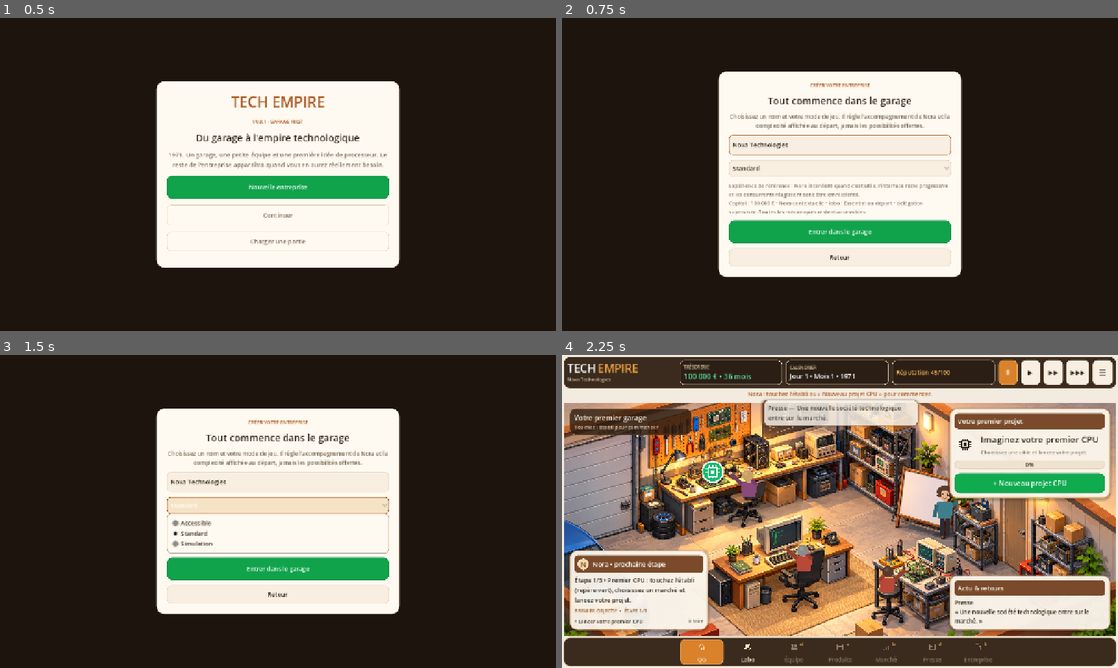
Above: before the commit, frames 1-4 (two rows, left to right).
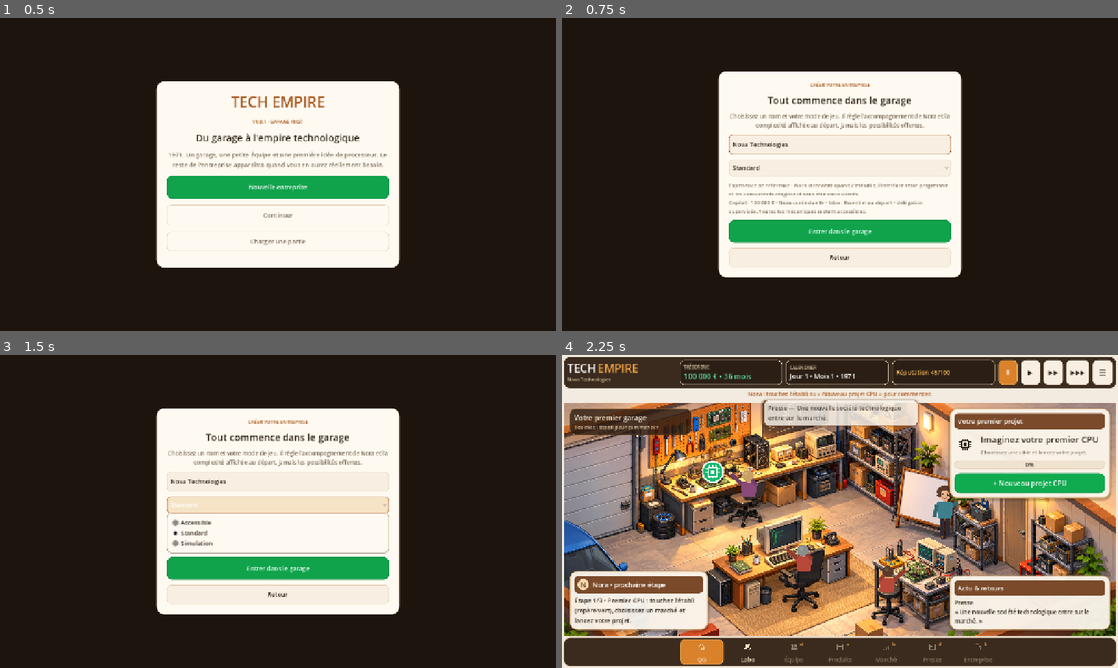
Above: after the commit, the same moments.

Repository: vadorus/addonhardwaregame2d
Game: Godot game, scene res://main.tscn
Same seed, same stepped clock (60 frames per second), same inputs: the game is played once before the commit and once after it.
Inputs:
- Up to frame 1 (0.5 s): no input
- Up to frame 2 (0.75 s): click "Nouvelle entreprise" at 0.5 s
- Up to frame 3 (1.5 s): click "Standard" at 1.25 s
- Up to frame 4 (2.25 s): click "Entrer dans le garage" at 2 s

Frame 1 is identical in both runs. In frame 2, 2.4% of the frame differs, in the area x 28-72%, y 17-83%; in frame 3, 2.0%; in frame 4, 3.5%, in the area x 1-27%, y 62-87%.

Commit message:
Lot G3 : passe Android et Pixel 10

Diff:
--- a/main.gd
+++ b/main.gd
@@ -1245,7 +1245,7 @@
 
 	var back := Button.new()
 	back.text = "Retour"
-	back.custom_minimum_size.y = 42
+	back.custom_minimum_size.y = 44
 	back.pressed.connect(_show_title_screen)
 	setup_creation_box.add_child(back)
 
@@ -1502,7 +1502,7 @@
 	box.add_child(retry)
 	var load := Button.new()
 	load.text = "Charger une sauvegarde"
-	load.custom_minimum_size.y = 42
+	load.custom_minimum_size.y = 44
 	load.pressed.connect(_load_game)
 	box.add_child(load)
 
@@ -1535,7 +1535,7 @@
 	box.add_child(pursue)
 	var archive := Button.new()
 	archive.text = "Archiver pour plus tard"
-	archive.custom_minimum_size.y = 42
+	archive.custom_minimum_size.y = 44
 	archive.pressed.connect(func(): _resolve_research_event(false))
 	box.add_child(archive)
 
@@ -1618,7 +1618,7 @@
 	spin.step = stepv
 	spin.value = valuev
 	spin.allow_greater = true
-	spin.custom_minimum_size.y = 42
+	spin.custom_minimum_size.y = 44
 	return spin
 
 func _stylebox(bg: Color, radius: int = 10, border: int = 0, border_color: Color = APP_LINE, padding: int = 10) -> StyleBoxFlat:
@@ -2659,7 +2659,7 @@
 	var button := Button.new()
 	button.text = text
 	LOOK.button_style(button, primary)
-	button.custom_minimum_size.y = 42 # le menu doit tenir sur un téléphone 16:9 à 120 %
+	button.custom_minimum_size.y = 44 # le menu doit tenir sur un téléphone 16:9 à 120 %
 	button.pressed.connect(action)
 	return button
 
--- a/ui/FirstCpuWorkshop.gd
+++ b/ui/FirstCpuWorkshop.gd
@@ -362,7 +362,7 @@
 	_budget.max_value = 150000
 	_budget.step = 2500
 	_budget.value = 45000
-	_budget.custom_minimum_size.y = 42
+	_budget.custom_minimum_size.y = 44
 	_budget.value_changed.connect(func(_v): _refresh_preview())
 	var budget_field := _field("Intensité R&D mensuelle (référence)", _budget)
 	_budget_field_root = budget_field
--- a/ui/GarageHub.gd
+++ b/ui/GarageHub.gd
@@ -1012,26 +1012,20 @@
 func _refresh_objectives() -> void:
 	if _objectives_box == null:
 		return
-	var show := CompanyManager.created
+	var tutorial_step := _tutorial_step()
+	# Pendant le mini-tutoriel, Nora porte seule la prochaine action : aucun doublon d'objectif.
+	var show := CompanyManager.created and tutorial_step == 0
 	_objectives_title.visible = show
 	_objectives_box.visible = show
 	if _tasks_label != null:
-		_tasks_label.max_lines_visible = 3 if show else 4
+		_tasks_label.max_lines_visible = 4 if tutorial_step > 0 else (3 if show else 4)
 	for child in _objectives_box.get_children():
 		_objectives_box.remove_child(child)
 		child.queue_free()
 	if not show:
 		return
-	var tutorial_step := _tutorial_step()
-	var visible_objectives: Array = []
-	if tutorial_step > 0:
-		var first_objective: Dictionary = (Objectives.TRACKS["PRODUIT"][0] as Dictionary).duplicate(true)
-		first_objective["track"] = "PRODUIT"
-		visible_objectives.append(first_objective)
-		_objectives_title.text = "PREMIER OBJECTIF  •  ÉTAPE %d/3" % tutorial_step
-	else:
-		visible_objectives = Objectives.active_objectives()
-		_objectives_title.text = "OBJECTIFS  •  %d/%d atteints" % [Objectives.completed_count(), Objectives.total_count()]
+	var visible_objectives: Array = Objectives.active_objectives()
+	_objectives_title.text = "OBJECTIFS  •  %d/%d atteints" % [Objectives.completed_count(), Objectives.total_count()]
 	for objective_value in visible_objectives:
 		var objective: Dictionary = objective_value
 		var row := HBoxContainer.new()
--- a/ui/UiKit.gd
+++ b/ui/UiKit.gd
@@ -160,7 +160,7 @@
 	node.step = step_value
 	node.value = initial_value
 	node.allow_greater = true
-	node.custom_minimum_size.y = 42
+	node.custom_minimum_size.y = 44
 	return node
 
 static func option_meta(option: OptionButton) -> String:
--- a/ui/components/CpuDesignStepper.gd
+++ b/ui/components/CpuDesignStepper.gd
@@ -444,7 +444,7 @@
 		var switch_button := Button.new()
 		switch_button.focus_mode = Control.FOCUS_NONE
 		switch_button.text = "Passer sur %s (tock)" % str(CATALOG.get_by_id(ArchitectureManager.latest_id()).short)
-		switch_button.custom_minimum_size.y = 40
+		switch_button.custom_minimum_size.y = 44
 		switch_button.pressed.connect(_switch_to_latest_architecture)
 		box.add_child(switch_button)
 	elif mode == "NEW_LINE" and line.is_empty() and ArchitectureManager.latest_id() != arch_id:
@@ -486,7 +486,7 @@
 	var toggle := Button.new()
 	toggle.focus_mode = Control.FOCUS_NONE
 	toggle.text = "Masquer les réglages" if adjust else "Ajuster moi-même  ▾"
-	toggle.custom_minimum_size.y = 40
+	toggle.custom_minimum_size.y = 44
 	toggle.pressed.connect(func():
 		adjust = not adjust
 		_changed(false)
@@ -540,7 +540,7 @@
 	if suggested != "" and PROFILES.has(suggested):
 		var follow := Button.new()
 		follow.focus_mode = Control.FOCUS_NONE
-		follow.custom_minimum_size.y = 40
+		follow.custom_minimum_size.y = 44
 		var already := profile == suggested
 		follow.text = ("✓ Conseil suivi : %s" if already else "Suivre le conseil de l'équipe : %s") % str(PROFILES[suggested].label)
 		follow.disabled = already
@@ -597,7 +597,7 @@
 	var advanced := Button.new()
 	advanced.focus_mode = Control.FOCUS_NONE
 	advanced.text = "Mode avancé : partenaires, contrats, tous les réglages"
-	advanced.custom_minimum_size.y = 40
+	advanced.custom_minimum_size.y = 44
 	advanced.pressed.connect(func(): advanced_requested.emit(current_spec()))
 	_content.add_child(advanced)
 
--- a/ui/components/DecisionCard.gd
+++ b/ui/components/DecisionCard.gd
@@ -103,7 +103,7 @@
 
 	var choose := Button.new()
 	choose.text = "Choisir"
-	choose.custom_minimum_size.y = 42
+	choose.custom_minimum_size.y = 44
 	choose.disabled = not bool(finance.get("can_afford", true))
 	choose.tooltip_text = "Trésorerie insuffisante." if choose.disabled else str(option.get("description", ""))
 	choose.pressed.connect(_emit_option.bind(index))
--- a/ui/components/IndustrializationPanel.gd
+++ b/ui/components/IndustrializationPanel.gd
@@ -322,7 +322,7 @@
 		box.add_child(actions)
 		var maintain := Button.new()
 		maintain.text = "Maintenance lourde (%s €)" % UI.money(FoundryManager.current_monthly_overhead() * 2)
-		maintain.custom_minimum_size.y = 42
+		maintain.custom_minimum_size.y = 44
 		maintain.pressed.connect(func(): action_requested.emit("maintain_fab", {}))
 		actions.add_child(maintain)
 		if construction.is_empty() and not upgrade.is_empty():
@@ -348,7 +348,7 @@
 	var cost := int(upgrade.get("build_cost", 0))
 	var deposit := int(round(float(cost) * 0.25))
 	var button := Button.new()
-	button.custom_minimum_size.y = 42
+	button.custom_minimum_size.y = 44
 	button.text = "%s : %s — %s €, %d mois" % [verb, str(upgrade.get("name", "")), UI.money(cost), int(upgrade.get("build_months", 0))]
 	var needed := float(upgrade.get("required_manufacturing", 0.0))
 	var have := float(ResearchManager.technologies.get("manufacturing", 0.0))
--- a/ui/components/MarketOverviewPanel.gd
+++ b/ui/components/MarketOverviewPanel.gd
@@ -25,7 +25,7 @@
 func _build() -> void:
 	add_child(UI.section("Votre produit"))
 	market_product_select = OptionButton.new()
-	market_product_select.custom_minimum_size.y = 42
+	market_product_select.custom_minimum_size.y = 44
 	market_product_select.item_selected.connect(func(_i): refresh())
 	add_child(market_product_select)
 	var pulse_script: Script = load("res://ui/components/ProductPulsePanel.gd")
--- a/ui/components/NoraGuidePanel.gd
+++ b/ui/components/NoraGuidePanel.gd
@@ -84,13 +84,13 @@
 	root.add_child(actions)
 
 	_action_button = Button.new()
-	_action_button.custom_minimum_size.y = 42
+	_action_button.custom_minimum_size.y = 44
 	_action_button.pressed.connect(func(): action_requested.emit(_target_tab, _target_context))
 	actions.add_child(_action_button)
 
 	_team_button = Button.new()
 	_team_button.text = "Voir l'équipe"
-	_team_button.custom_minimum_size.y = 42
+	_team_button.custom_minimum_size.y = 44
 	_team_button.pressed.connect(func(): team_requested.emit())
 	actions.add_child(_team_button)
 
--- a/ui/components/ProductLifecyclePanel.gd
+++ b/ui/components/ProductLifecyclePanel.gd
@@ -277,7 +277,7 @@
 	box.add_child(list)
 	var button := Button.new()
 	button.text = "Passer ces %d modèle(s) en fin de série" % candidates.size()
-	button.custom_minimum_size.y = 40
+	button.custom_minimum_size.y = 44
 	button.pressed.connect(_emit_clearance_many)
 	box.add_child(button)
 	_range_advice_box.add_child(card)
--- a/ui/components/TenderPanel.gd
+++ b/ui/components/TenderPanel.gd
@@ -42,7 +42,7 @@
 
 	tender_submit_button = Button.new()
 	tender_submit_button.text = "Soumettre l'offre"
-	tender_submit_button.custom_minimum_size.y = 42
+	tender_submit_button.custom_minimum_size.y = 44
 	tender_submit_button.pressed.connect(_emit_submit)
 	add_child(tender_submit_button)
 
--- a/ui/screens/DashboardScreen.gd
+++ b/ui/screens/DashboardScreen.gd
@@ -142,12 +142,12 @@
 	priority_box.add_child(priority_actions)
 	dashboard_priority_action = Button.new()
 	dashboard_priority_action.text = "Traiter cette décision"
-	dashboard_priority_action.custom_minimum_size.y = 42
+	dashboard_priority_action.custom_minimum_size.y = 44
 	dashboard_priority_action.pressed.connect(_dashboard_priority_pressed)
 	priority_actions.add_child(dashboard_priority_action)
 	dashboard_priority_defer = Button.new()
 	dashboard_priority_defer.text = "Reporter 3 mois"
-	dashboard_priority_defer.custom_minimum_size.y = 42
+	dashboard_priority_defer.custom_minimum_size.y = 44
 	dashboard_priority_defer.visible = false
 	dashboard_priority_defer.pressed.connect(_dashboard_priority_defer_pressed)
 	priority_actions.add_child(dashboard_priority_defer)
--- a/ui/screens/LabScreen.gd
+++ b/ui/screens/LabScreen.gd
@@ -297,7 +297,7 @@
 	_add_labeled_control(research_box, "Budget mensuel recherche fondamentale", research_budget)
 	var apply_research := Button.new()
 	apply_research.text = "Appliquer cette répartition de recherche"
-	apply_research.custom_minimum_size.y = 42
+	apply_research.custom_minimum_size.y = 44
 	apply_research.pressed.connect(func(): _emit_action("apply_research_plan"))
 	research_box.add_child(apply_research)
 
@@ -322,7 +322,7 @@
 	_add_labeled_control(research_box, "Ambition", concept_ambition)
 	var concept_start := Button.new()
 	concept_start.text = "Lancer un programme Concept"
-	concept_start.custom_minimum_size.y = 42
+	concept_start.custom_minimum_size.y = 44
 	concept_start.pressed.connect(func(): _emit_action("start_concept"))
 	research_box.add_child(concept_start)
 	concept_status_label = _muted_label("Aucun programme Concept actif.", 12)
@@ -424,7 +424,7 @@
 	_register_depth_node(remediation_panel, "DETAILED")
 	lab_remediation_accept_button = Button.new()
 	lab_remediation_accept_button.text = "Intégrer cette solution au projet"
-	lab_remediation_accept_button.custom_minimum_size.y = 42
+	lab_remediation_accept_button.custom_minimum_size.y = 44
 	lab_remediation_accept_button.pressed.connect(func(): _emit_action("accept_remediation"))
 	configuration_box.add_child(lab_remediation_accept_button)
 	_register_depth_node(lab_remediation_accept_button, "DETAILED")
--- a/ui/screens/PersonnelScreen.gd
+++ b/ui/screens/PersonnelScreen.gd
@@ -82,7 +82,7 @@
 	recruit_row.add_child(recruit_department)
 	var search_button := Button.new()
 	search_button.text = "Nora cherche 3 profils"
-	search_button.custom_minimum_size.y = 42
+	search_button.custom_minimum_size.y = 44
 	search_button.pressed.connect(_generate_candidate)
 	recruit_row.add_child(search_button)
 
Not shown, changed: docs/PLAN_V09_V10.md
Not shown, added: docs/reviews/V09_LOT_G3_ANDROID.md
